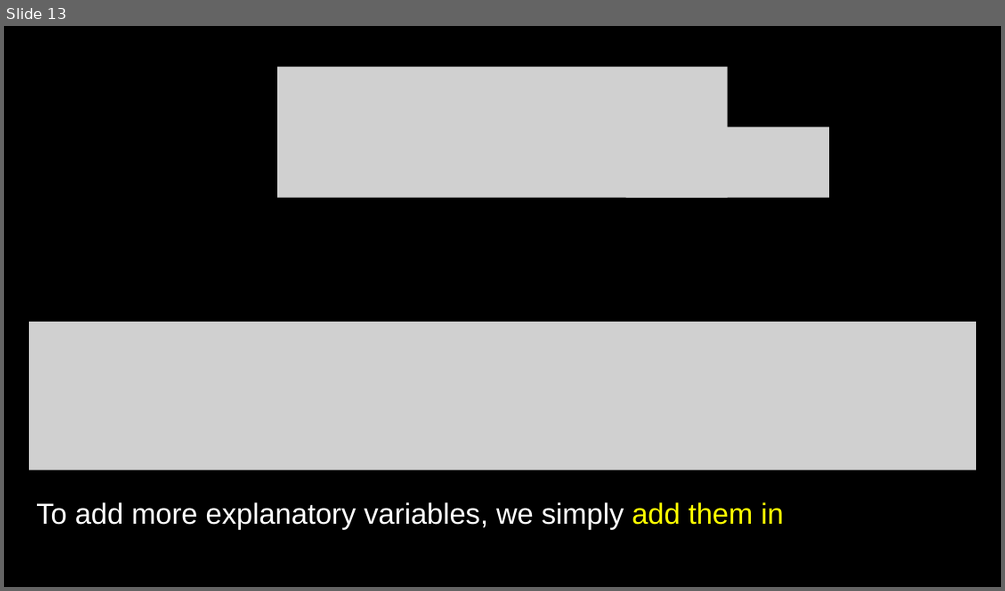
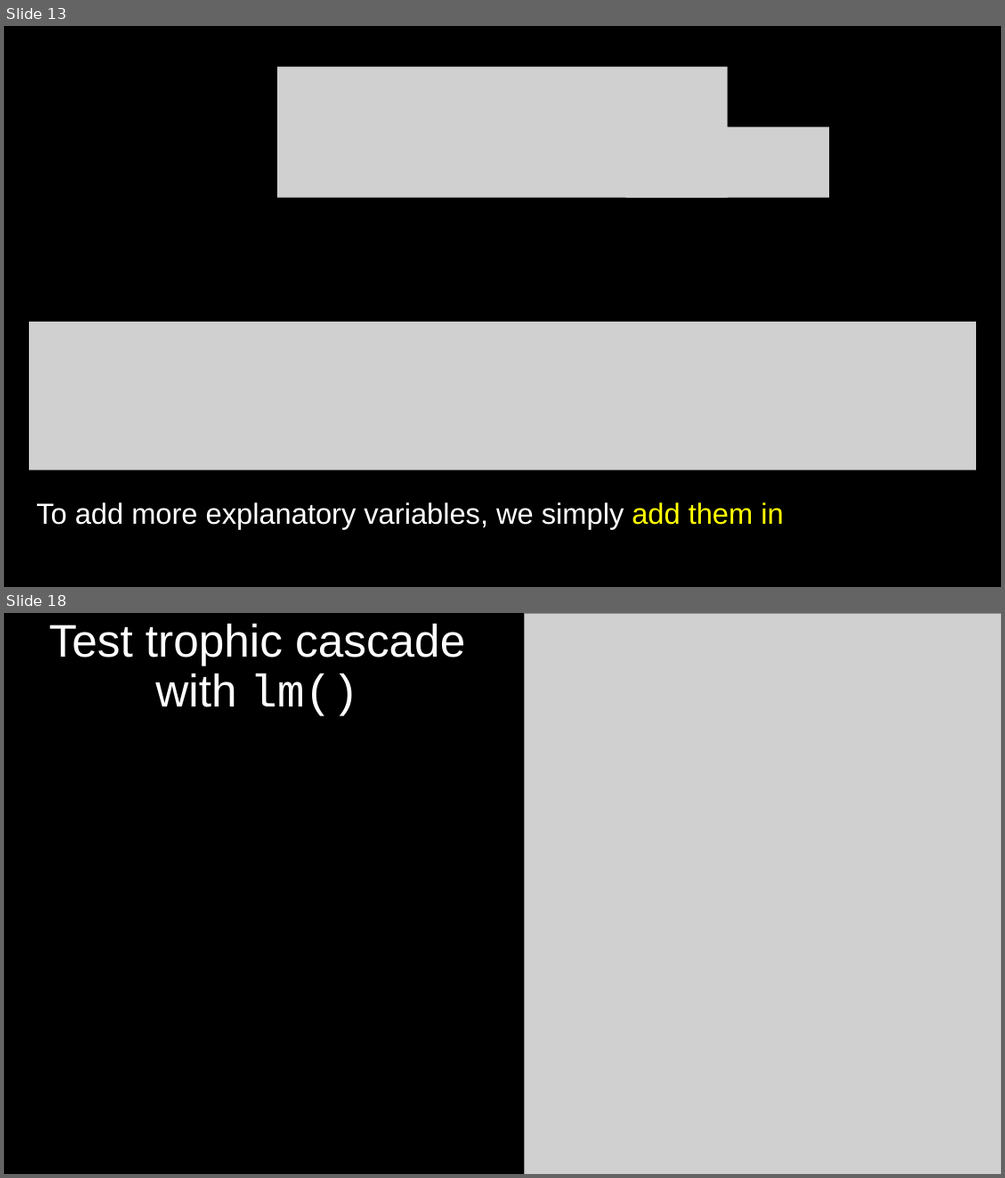
Before and after one commit to DeonRoos/stats-for-biologists, a slide deck: Lecture 9 - Multivariate LM/Slides/Lecutre 7.1 Multiple LM theory.pptx. Shown one above the other, each under a label of ours: slide 13 before the commit, slides 13 and 18 after it; the slides between them are not shown. The pictures are 1005x591 and 1005x1178 pixels, drawn with LibreOffice and Linux fonts; fonts in the diff are those of the drawing; grey boxes stand for pictures. Boxes give left, top, right and bottom in pixels: in the first picture for what was removed or moved away, otherwise in the second. Text is boxed around its words. In the diff, an @@ line names an element or a change of style, - is before the commit and + after.

```diff
--- a/Lecture 9 - Multivariate LM/Slides/Lecutre 7.1 Multiple LM theory.pptx
+++ b/Lecture 9 - Multivariate LM/Slides/Lecutre 7.1 Multiple LM theory.pptx
@@ slide 18 added at <box>4,613,1001,1174</box>, background #000000 @@
@@ title added at <box>49,623,465,716</box>, 44 pt, text #FFFFFF @@
+Test trophic cascade with lm()
@@ picture added at <box>524,613,1001,1174</box> @@
```
Also in this commit, not shown: 7 slides changed, 10 other slides added, 2 slides removed, 9 other files.
